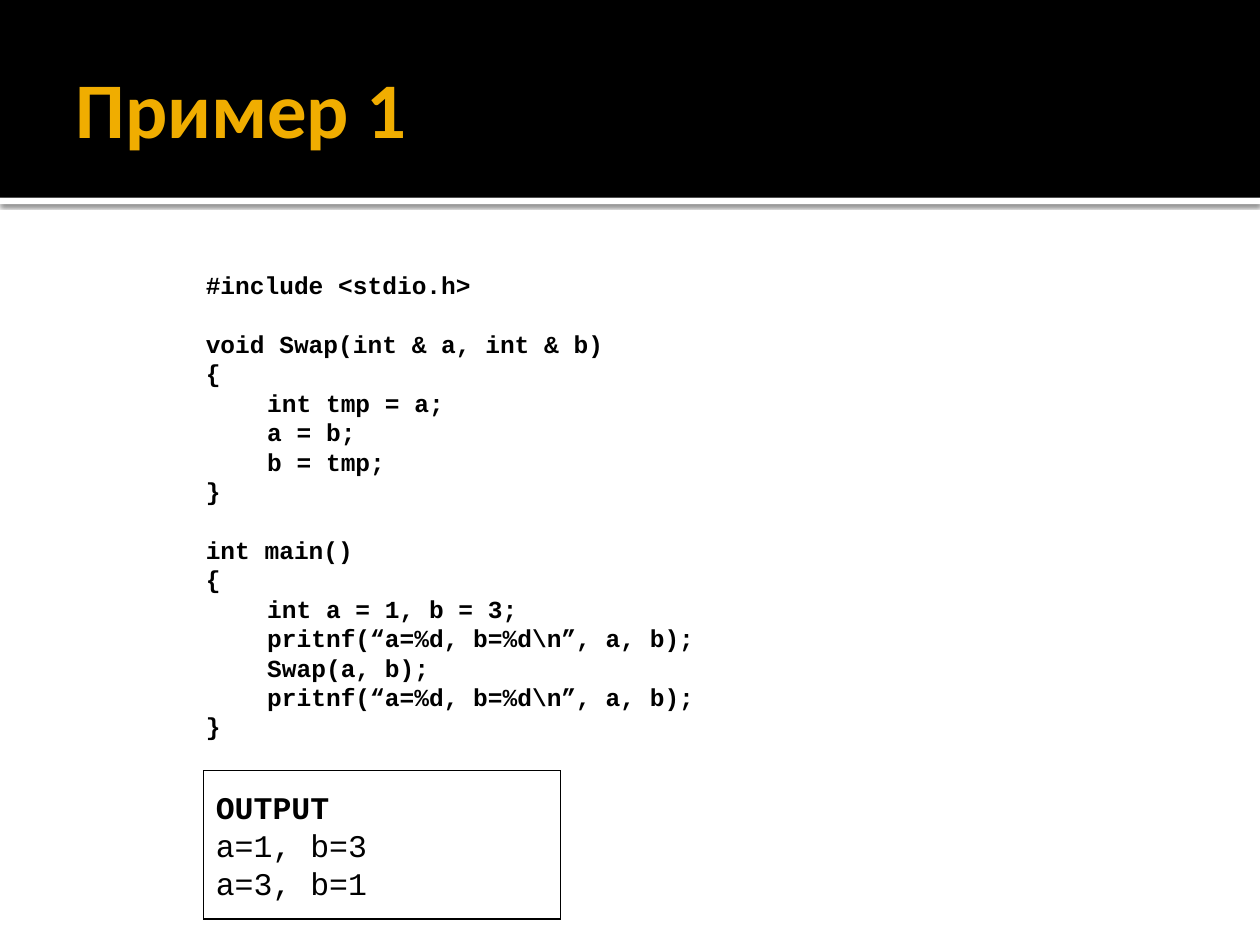
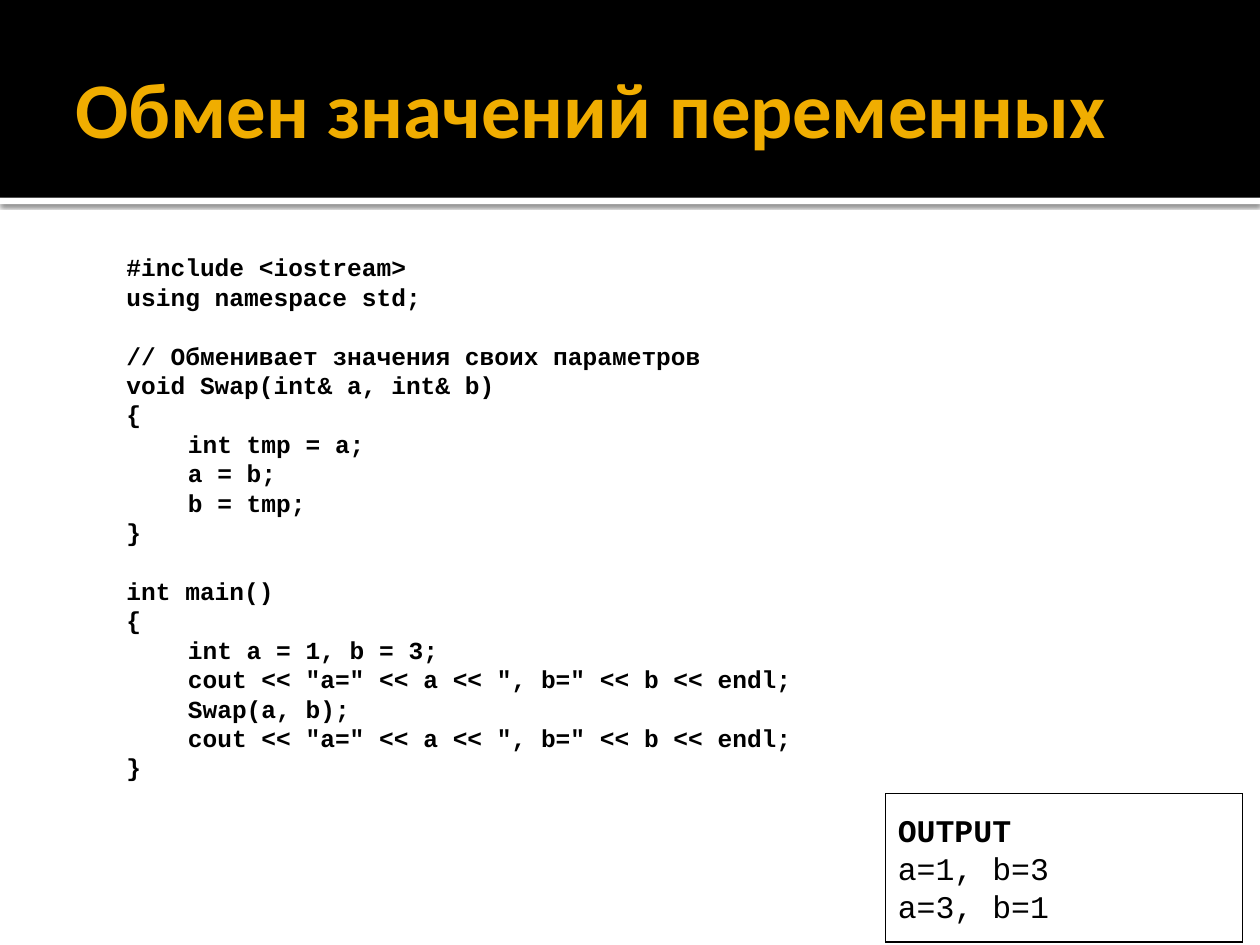
Before and after one commit to alexey-malov/oop, a slide deck: slide 114 of lectures/01/Синтаксис C++.pptx (slide 115 before the commit). Drawn at 1260x945 pixels with LibreOffice and Linux fonts; fonts in the diff are those of the drawing. Boxes give left, top, right and bottom in pixels: in the first picture for what was removed or moved away, otherwise in the second. Text is boxed around its words. In the diff, an @@ line names an element or a change of style, - is before the commit and + after.

```diff
--- a/lectures/01/Синтаксис C++.pptx
+++ b/lectures/01/Синтаксис C++.pptx
@@ title at [76, 83, 1106, 151]: text changed @@
-Пример 1
+Обмен значений переменных
@@ text "#include <iostream>": place and size @@
-text "#include <iostream>" at [206, 276, 694, 711]
+text "#include <iostream>" at [126, 259, 792, 752]
@@ text at [126, 259, 700, 399]: text changed @@
-#include <stdio.h>
-void Swap(int & a, int & b)
+#include <iostream>
+using namespace std;
+// Обменивает значения своих параметров
+void Swap(int& a, int& b)
@@ text at [188, 670, 792, 693]: text changed @@
-pritnf(“a=%d, b=%d\n”, a, b);
+cout << "a=" << a << ", b=" << b << endl;
@@ text at [188, 729, 792, 752]: text changed @@
-pritnf(“a=%d, b=%d\n”, a, b);
+cout << "a=" << a << ", b=" << b << endl;
@@ rectangle "OUTPUT": place and size @@
-rectangle "OUTPUT" at [203, 770, 561, 919]
+rectangle "OUTPUT" at [886, 794, 1244, 942]
```
Also in this commit, not shown: 38 other slides changed, 2 slides added, 2 slides removed.
